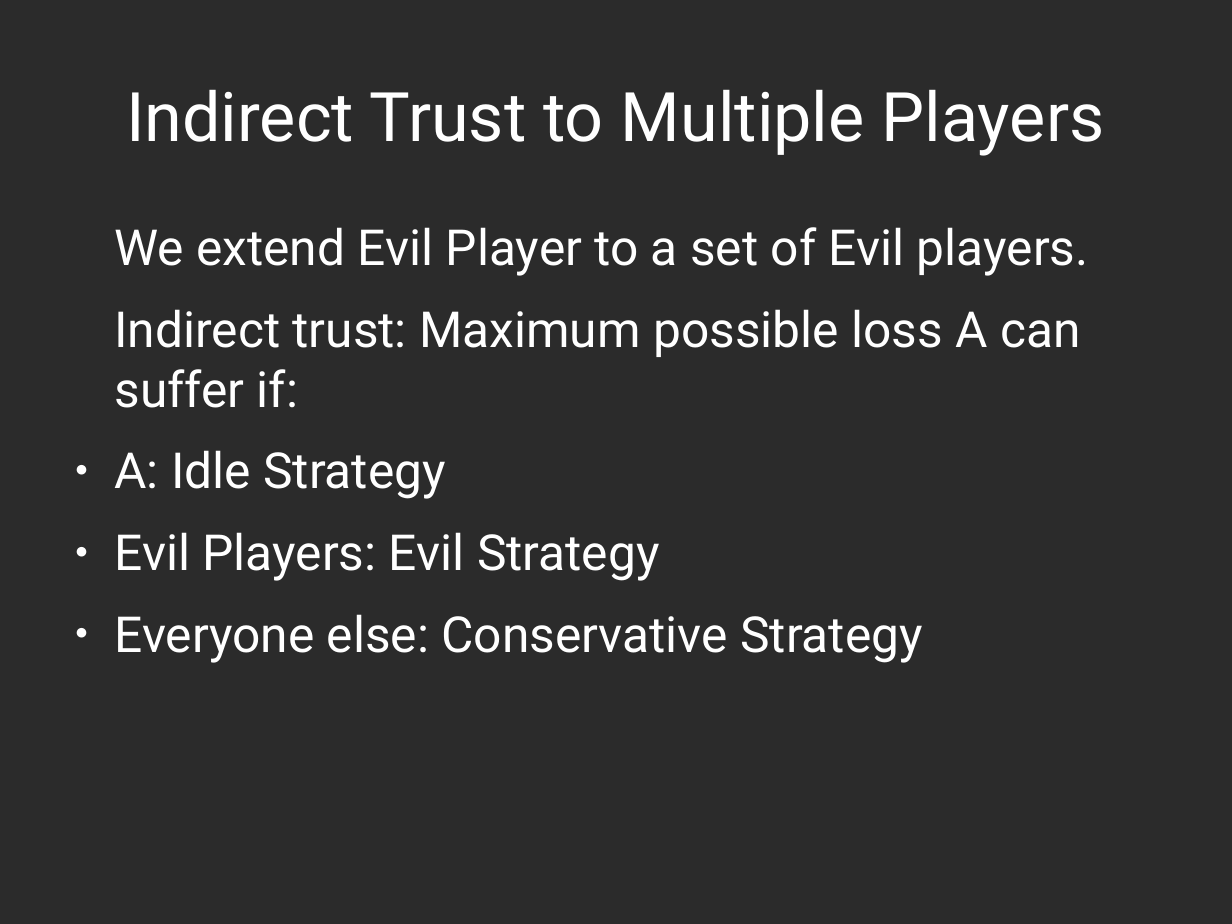
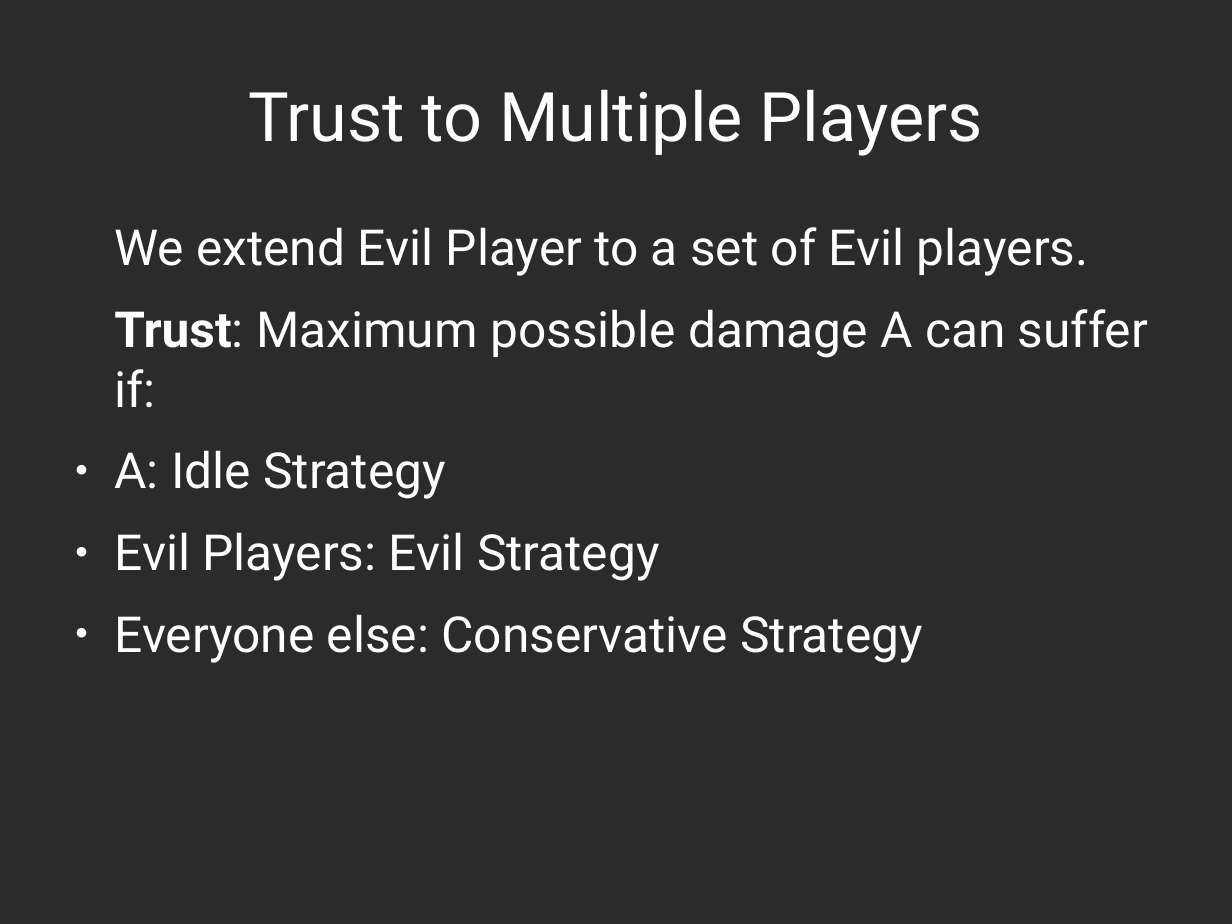
Before and after one commit to decrypto-org/TrustIsRisk, a slide deck: slide 25 of presentations/AtheCrypt10-1-2017/AtheCrypt10-1-2017.odp (slide 23 before the commit). Drawn at 1232x924 pixels with LibreOffice and Linux fonts; fonts in the diff are those of the drawing; background and template pictures are left out; a plain dark background stands for a picture behind light text. Boxes give left, top, right and bottom in pixels: in the first picture for what was removed or moved away, otherwise in the second. Text is boxed around its words. In the diff, an @@ line names an element or a change of style, - is before the commit and + after.

```diff
--- a/presentations/AtheCrypt10-1-2017/AtheCrypt10-1-2017.odp
+++ b/presentations/AtheCrypt10-1-2017/AtheCrypt10-1-2017.odp
@@ title at bbox=[248, 89, 983, 156]: text changed @@
-Indirect Trust to Multiple Players
+Trust to Multiple Players
@@ text at bbox=[114, 309, 1148, 408]: text changed @@
-Indirect trust: Maximum possible loss A can suffer if:
+Trust: Maximum possible damage A can suffer if:
```
Also in this commit, not shown: 8 other slides changed, 2 slides added, 3 other files.
